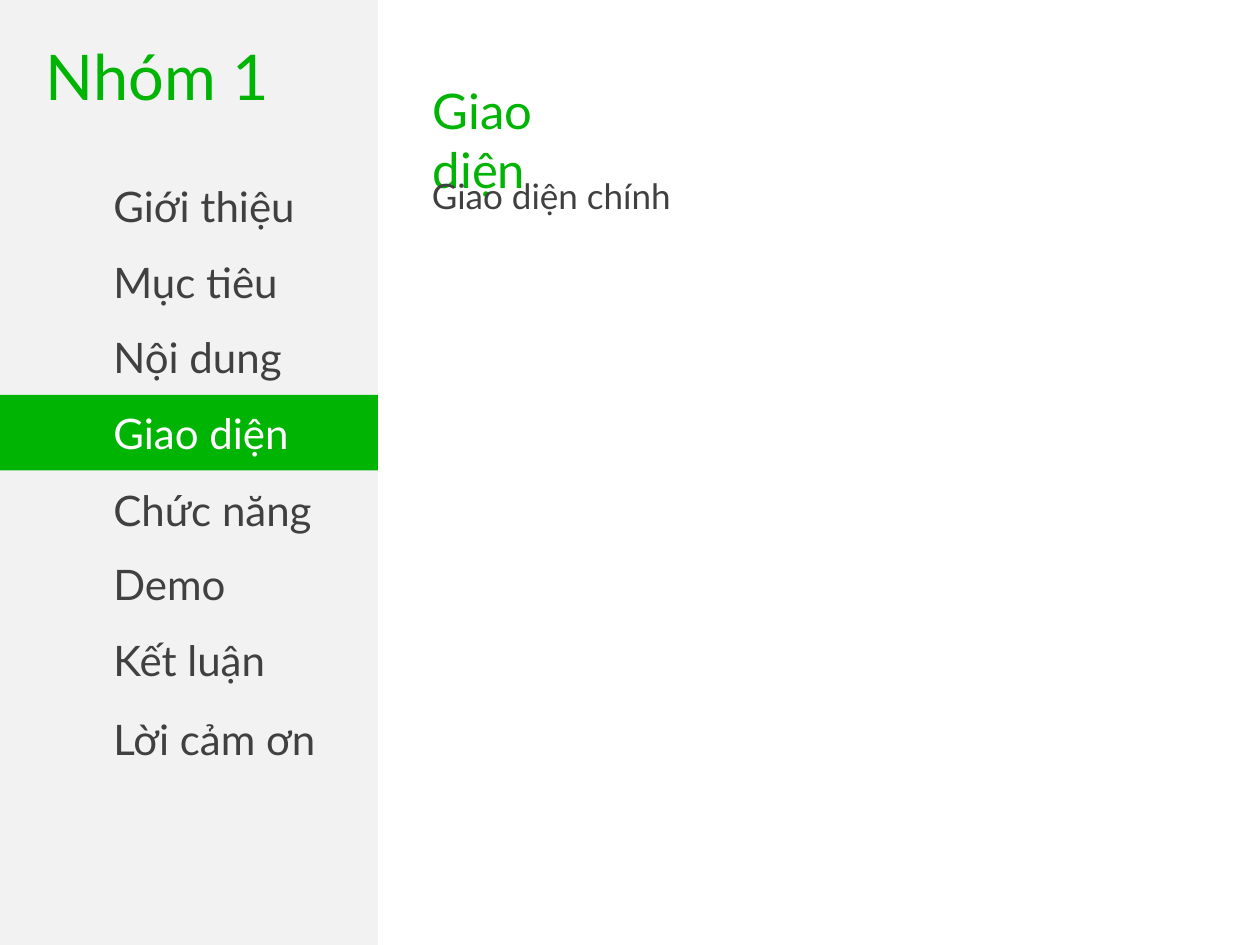
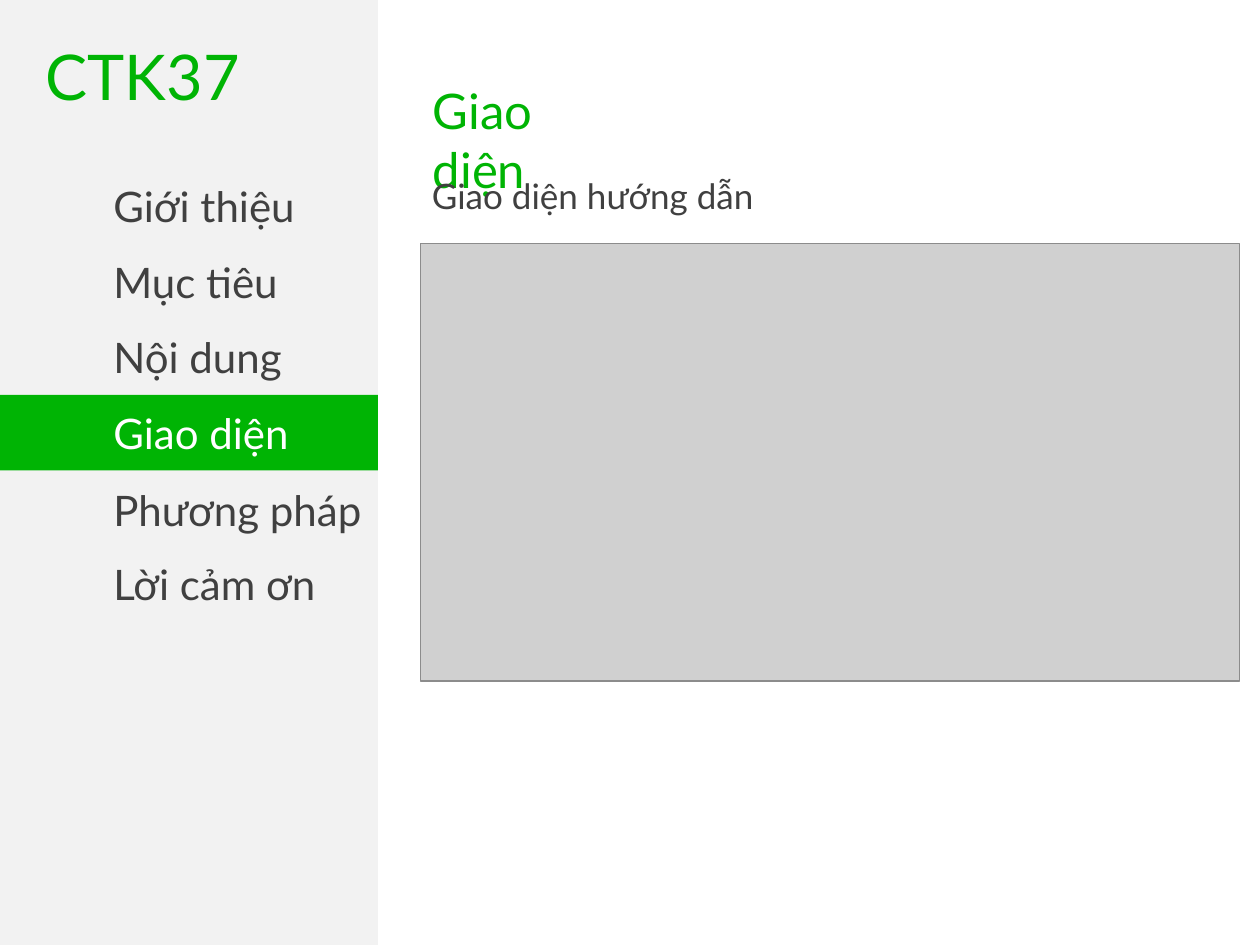
Before and after one commit to khanhvinhit/Do-An, a slide deck: slide 24 of THESIS/BaoCaov1.pptx. Drawn at 1260x945 pixels with LibreOffice and Linux fonts; fonts in the diff are those of the drawing; grey boxes stand for pictures. Boxes give left, top, right and bottom in pixels: in the first picture for what was removed or moved away, otherwise in the second. Text is boxed around its words. In the diff, an @@ line names an element or a change of style, - is before the commit and + after.

```diff
--- a/THESIS/BaoCaov1.pptx
+++ b/THESIS/BaoCaov1.pptx
@@ text at [46,54,240,101]: text changed @@
-Nhóm 1
+CTK37
@@ text at [432,179,754,216]: text changed @@
-Giao diện chính
+Giao diện hướng dẫn
@@ picture added at [421,243,1240,680] @@
@@ text in rectangle at [113,495,361,534]: text changed @@
-Chức năng
+Phương pháp
@@ text at [113,569,315,601]: text changed @@
-Demo
+Lời cảm ơn
@@ text removed at [113,642,265,684] @@
-Kết luận
@@ text removed at [113,724,315,756] @@
-Lời cảm ơn
```
Also in this commit, not shown: 27 other slides changed, 1 slide added, 3 slides removed, 1 other file.
